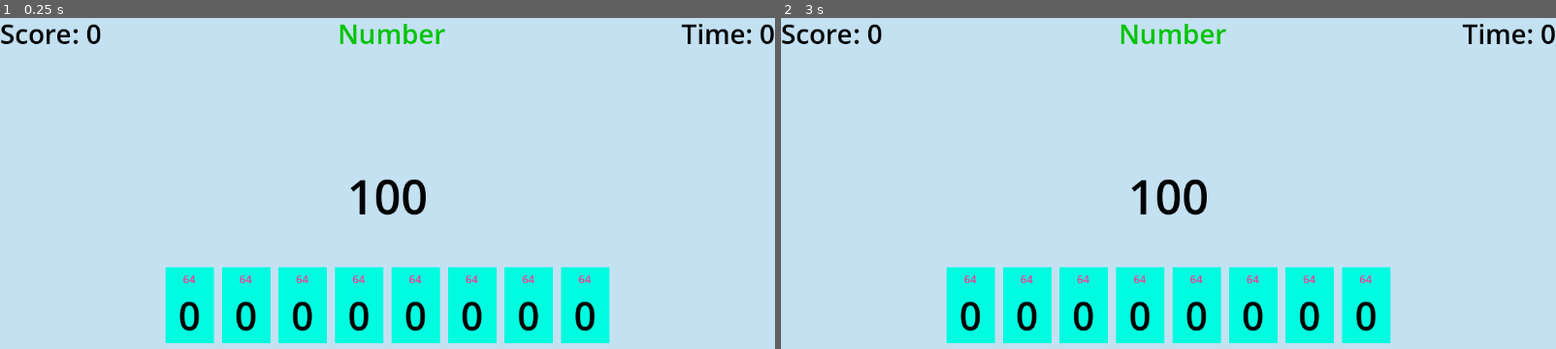
Above: before the commit, frames 1-2 (left to right).
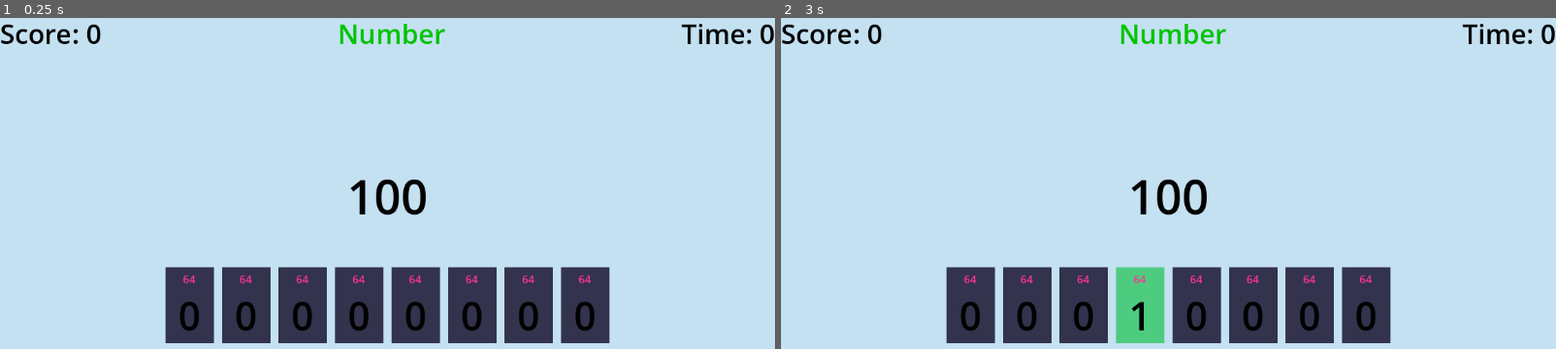
Above: after the commit, the same moments.

Repository: syddddddd/COMP4900_Project2
Game: Godot game, scene res://Game.tscn
Two runs of this game, one before a commit and one after it. Both use one fixed random seed, a clock stepped at 60 frames per second and the inputs below. This scene is started directly instead of the project's main scene.
Inputs (mouse positions are in pixels of both pictures, inside the frame that each line leads up to):
- Up to frame 1 (0.25 s): no input
- Up to frame 2 (3 s): tap Enter at 0.5, 2 s; move the mouse to (1339, 209) at 0.52 s; click (1339, 209) at 0.67 s; tap Space at 1.25, 2.75 s; move the mouse to (1013, 253) at 1.27 s; click (1013, 253) at 1.42 s; move the mouse to (1246, 137) at 2.02 s; click (1246, 137) at 2.17 s; move the mouse to (1129, 319) at 2.77 s; click (1129, 319) at 2.92 s

The runs differ from the first frame. In frame 1, 11% of the frame differs, in the area x 21-79%, y 75-99%; in frame 2, 11%.

Commit message:
bit switching

Diff:
--- /dev/null
+++ b/project-2-comp-49000/bit.gd
@@ -0,0 +1,44 @@
+
+extends Area2D
+
+@export var bit_value: int = 1  # Set this in inspector: 128, 64, 32, 16, 8, 4, 2, 1
+@export var bit_index: int = 0  # Set this in inspector: 7, 6, 5, 4, 3, 2, 1, 0
+
+@onready var bit_label = $BitLabel  # Adjust path if your label has different name
+@onready var background = $Background  # If you have a ColorRect for background
+
+var is_on: bool = false
+
+# Colors for visual feedback
+var color_off = Color(0.2, 0.2, 0.3)
+var color_on = Color(0.3, 0.8, 0.5)
+
+signal bit_toggled(bit_index, is_on, bit_value)
+
+func _ready():
+	input_event.connect(_on_input_event)
+	update_display()
+
+func _on_input_event(_viewport, event, _shape_idx):
+	if event is InputEventMouseButton:
+		if event.pressed and event.button_index == MOUSE_BUTTON_LEFT:
+			toggle()
+
+func toggle():
+	is_on = !is_on
+	update_display()
+	bit_toggled.emit(bit_index, is_on, bit_value)
+
+func update_display():
+	if is_on:
+		bit_label.text = "1"
+		if background:
+			background.color = color_on
+	else:
+		bit_label.text = "0"
+		if background:
+			background.color = color_off
+
+func reset():
+	is_on = false
+	update_display()
--- a/project-2-comp-49000/bit.tscn
+++ b/project-2-comp-49000/bit.tscn
@@ -1,4 +1,6 @@
-[gd_scene load_steps=4 format=3 uid="uid://o5ayisyicsiv"]
+[gd_scene load_steps=5 format=3 uid="uid://o5ayisyicsiv"]
+
+[ext_resource type="Script" uid="uid://doxysusuwhghq" path="res://bit.gd" id="1_wmc4k"]
 
 [sub_resource type="RectangleShape2D" id="RectangleShape2D_l1wfj"]
 size = Vector2(72, 113)
@@ -11,14 +13,16 @@
 font_color = Color(0, 0, 0, 1)
 
 [node name="Bit1" type="Area2D"]
+script = ExtResource("1_wmc4k")
 
 [node name="CollisionShape2D" type="CollisionShape2D" parent="."]
 position = Vector2(36, 56.5)
 shape = SubResource("RectangleShape2D_l1wfj")
 
-[node name="ColorRect" type="ColorRect" parent="."]
+[node name="Background" type="ColorRect" parent="."]
 offset_right = 72.0
 offset_bottom = 113.0
+mouse_filter = 2
 color = Color(5.583167e-06, 0.9859367, 0.87824684, 1)
 
 [node name="DifficultyHelp" type="Label" parent="."]
@@ -29,7 +33,7 @@
 horizontal_alignment = 1
 vertical_alignment = 1
 
-[node name="BitLable" type="Label" parent="."]
+[node name="BitLabel" type="Label" parent="."]
 offset_top = 31.0
 offset_right = 72.0
 offset_bottom = 113.0
Not shown, added: project-2-comp-49000/bit.gd.uid
